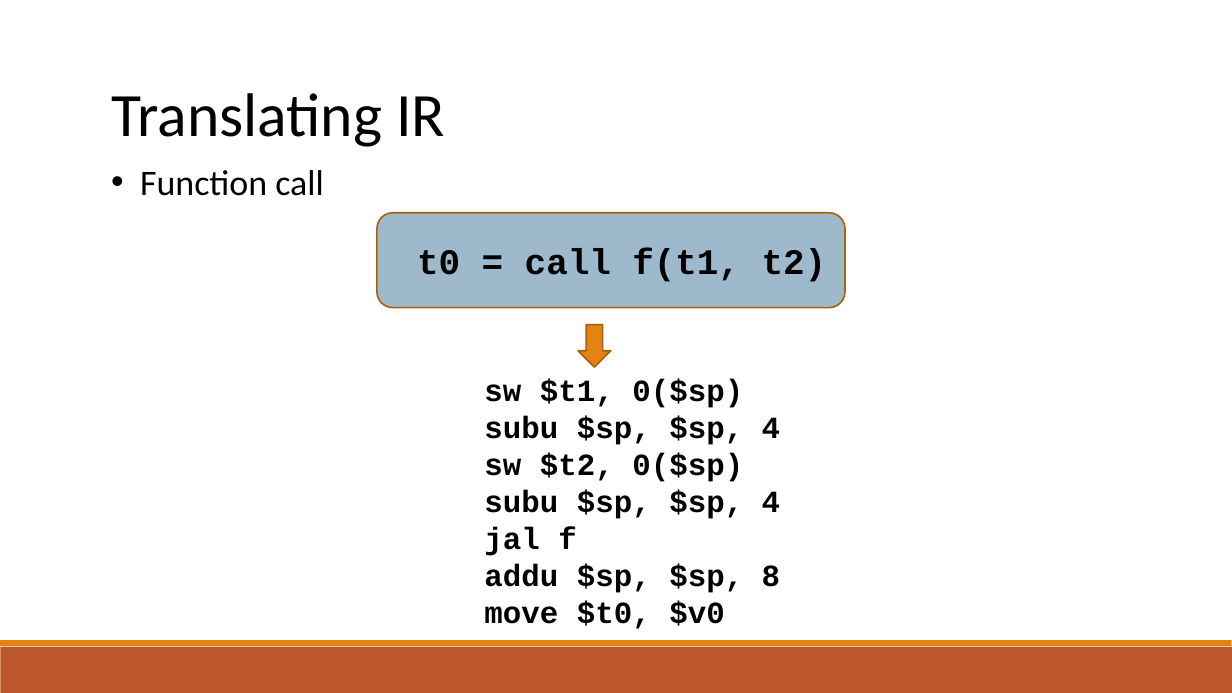
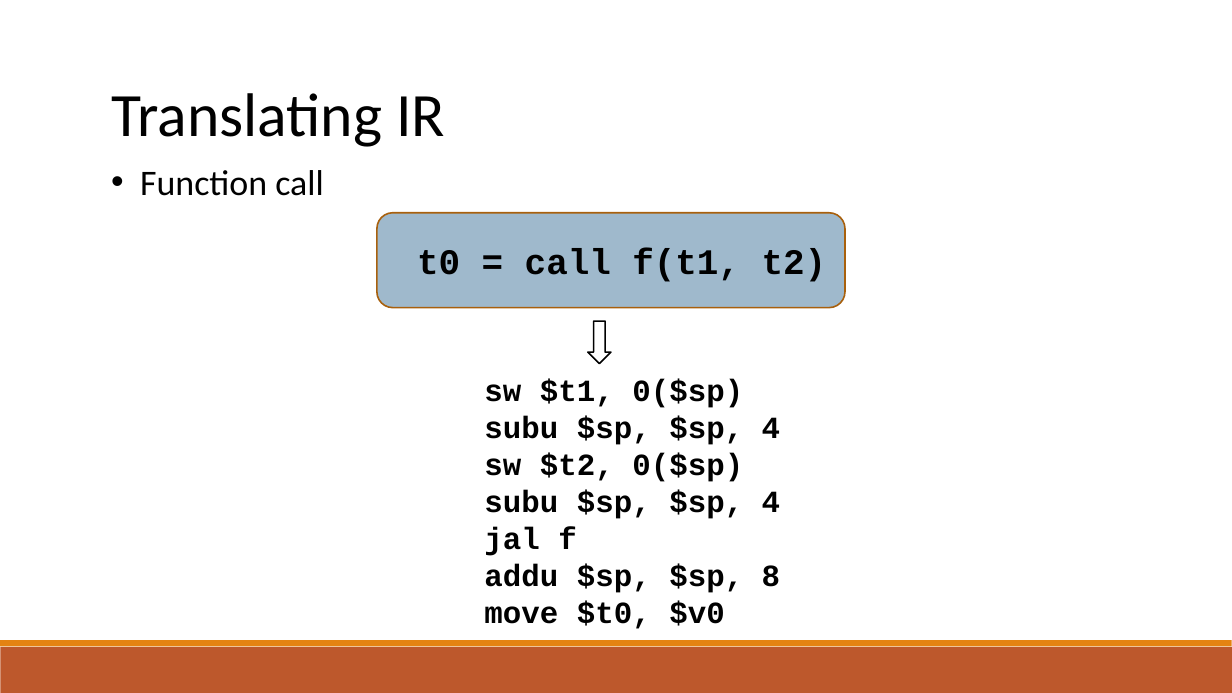
Before and after one commit to raghadzeidan/COMPILATION_TAU_FOR_STUDENTS, a slide deck: slide 41 of new_slides/codegen.pptx (slide 39 before the commit). Drawn at 1232x693 pixels with LibreOffice and Linux fonts; fonts in the diff are those of the drawing. Boxes give left, top, right and bottom in pixels: in the first picture for what was removed or moved away, otherwise in the second. Text is boxed around its words. In the diff, an @@ line names an element or a change of style, - is before the commit and + after.

```diff
--- a/new_slides/codegen.pptx
+++ b/new_slides/codegen.pptx
@@ down arrow: place and size @@
-down arrow at bbox=[579, 324, 612, 367]
+down arrow at bbox=[588, 322, 611, 364]
@@ down arrow at bbox=[588, 322, 611, 364]: fill #E48312 to #FFFFFF; outline #A9610D 1.25 pt to #000000 1.25 pt @@
```
Also in this commit, not shown: 10 other slides changed, 13 slides added, 1 other file.
